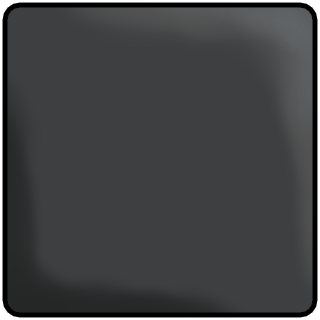
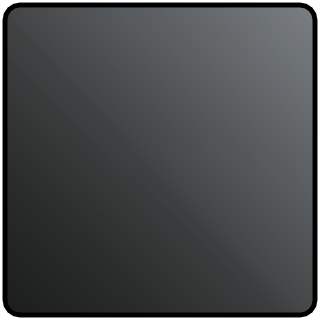
The second 320x320 image is a revision of the first. Changes to its layers:
painted on "Paint Layer 1" over [7, 7, 313, 313]
hid "Paint Layer 8", painted on it over [7, 7, 313, 313]
hid "Paint Layer 7", painted on it over [7, 7, 313, 313]
added layer "Paint Layer 12" in group "Group 4" over [7, 7, 313, 313]
added layer "Paint Layer 11" in group "Group 4" over [7, 7, 313, 313]
